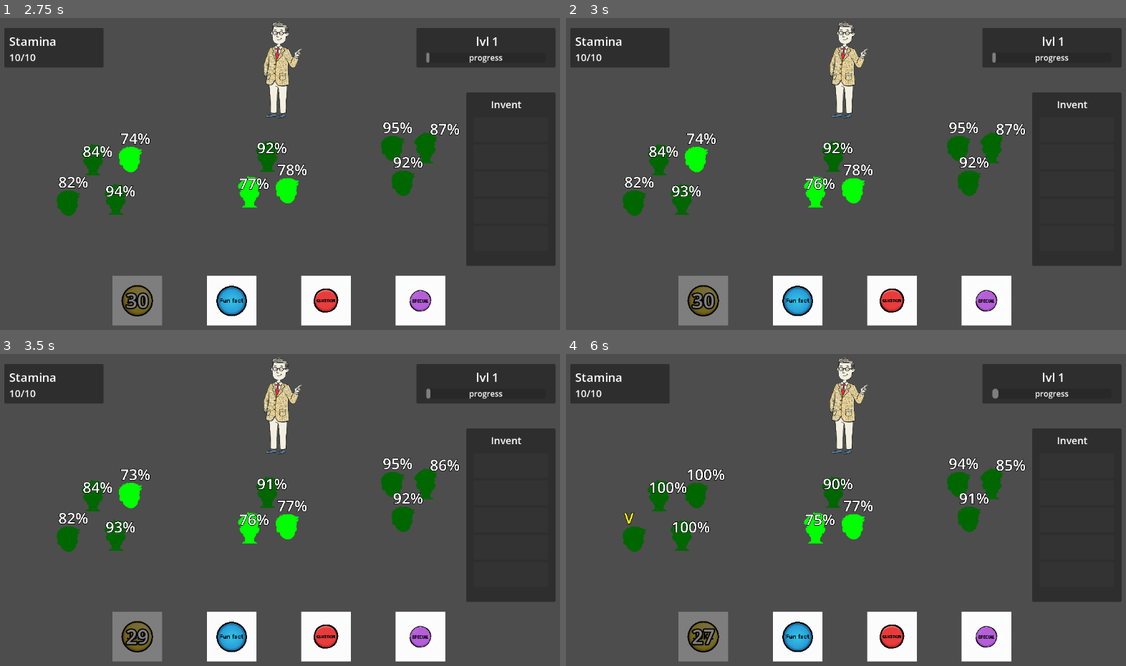
Above: before the commit, frames 1-4 (two rows, left to right).
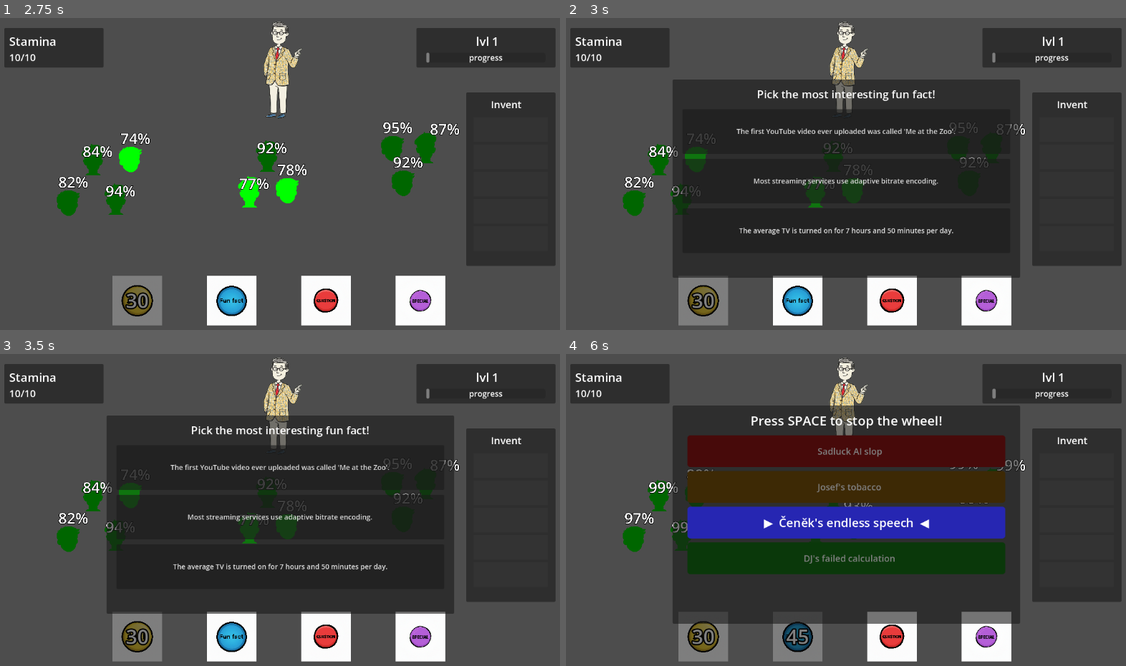
Above: after the commit, the same moments.

Repository: JakubGlaser/snm---student-nightmare-manager
Game: Godot game, scene res://MainScene.tscn
Same seed, same stepped clock (60 frames per second), same inputs: the game is played once before the commit and once after it.
Inputs (mouse positions are in pixels of both pictures, inside the frame that each line leads up to):
- Up to frame 1 (2.75 s): click (140, 301) at 0.5 s; tap Space at 1.25, 1.35, 2.1 s; tap Enter (ui_accept) at 1.52, 2, 2.27 s
- Up to frame 2 (3 s): click (795, 301) at 2.75 s
- Up to frame 3 (3.5 s): no input
- Up to frame 4 (6 s): click (846, 466) at 3.5 s, where only the run after the commit has a clickable "The first YouTube video ever …"; click (890, 637) at 4.27 s; click (689, 531) at 5.02 s; click (986, 637) at 5.75 s

Frame 1 is identical in both runs. In frame 2, 39% of the frame differs, in the area x 19-82%, y 11-84%; in frame 3, 39%; in frame 4, 44%, in the area x 10-82%, y 11-99%.

Commit message:
scéna venek

Diff:
--- /dev/null
+++ b/FunFactMinigame.gd
@@ -0,0 +1,181 @@
+extends Panel
+
+signal funfact_finished(success: bool)
+
+# Each entry: { "fact": "...", "is_fun": true/false }
+# We store them grouped: fun facts and boring facts
+var fun_facts: Array = [
+	"The first movie ever made was only 2 seconds long — it showed a man sneezing.",
+	"Netflix was originally a DVD-by-mail service founded in 1997.",
+	"The Wilhelm Scream has been used in over 400 movies and TV shows.",
+	"Pac-Man was originally called Puck Man but was renamed to avoid vandalism.",
+	"The Lion King was the first Disney animated film with an original story.",
+	"The longest movie ever made is 857 hours long — it's called 'Logistics'.",
+	"SpongeBob's voice actor also voices the Ice King in Adventure Time.",
+	"Mario was originally called 'Jumpman' and was a carpenter, not a plumber.",
+	"The first YouTube video ever uploaded was called 'Me at the Zoo'.",
+	"In the original Monopoly, the richest player was supposed to LOSE.",
+	"The 'Friends' theme song was almost 'Shiny Happy People' by R.E.M.",
+	"Shrek was originally going to be voiced by Chris Farley before Mike Myers.",
+	"Baby Shark is the most watched YouTube video of all time with 14+ billion views.",
+	"The Minecraft world is bigger than the surface of Neptune.",
+	"Tom & Jerry won 7 Academy Awards — more than most Hollywood actors.",
+	"The first text message ever sent just said 'Merry Christmas'.",
+	"The creator of the Game Boy was originally a janitor at Nintendo.",
+	"Tetris was invented by a Soviet computer scientist in 1984.",
+	"Disney's Frozen was in development for over 70 years before release.",
+	"The original name for Google was 'BackRub'.",
+]
+
+var boring_facts: Array = [
+	"The average TV remote has about 40 buttons.",
+	"Most film reels are stored at a temperature of 35°F.",
+	"The standard frame rate for cinema is 24 frames per second.",
+	"A typical newspaper uses about 4 different font sizes.",
+	"Radio signals travel at the speed of light.",
+	"The average podcast episode is about 41 minutes long.",
+	"HDMI cables use 19 pins for data transmission.",
+	"Vinyl records spin at either 33 or 45 revolutions per minute.",
+	"The first TV broadcast resolution was only 30 lines.",
+	"Most streaming services use adaptive bitrate encoding.",
+	"An average movie script is about 120 pages long.",
+	"The standard aspect ratio for widescreen films is 16:9.",
+	"Bluetooth technology uses the 2.4 GHz frequency band.",
+	"The average TV is turned on for 7 hours and 50 minutes per day.",
+	"Digital cameras store images as JPEG files by default.",
+	"The average length of a pop song is 3 minutes and 30 seconds.",
+	"Most e-readers use e-ink displays that refresh at about 1 Hz.",
+	"USB 3.0 can transfer data at up to 5 Gbps.",
+	"The first color TV cost about $1,000 in 1954.",
+	"FM radio was patented in 1933 by Edwin Armstrong.",
+	"The average smartphone screen is about 6.5 inches.",
+	"MP3 files compress audio to about 1/10 of its original size.",
+	"The first commercial video game console was the Magnavox Odyssey.",
+	"LCD screens use liquid crystals sandwiched between glass panels.",
+	"Wi-Fi stands for nothing — it's just a brand name.",
+	"The refresh rate of most monitors is 60 Hz.",
+	"Optical fiber cables transmit data using pulses of light.",
+	"The first email was sent in 1971 by Ray Tomlinson.",
+	"Satellite TV signals travel about 22,000 miles from Earth.",
+	"The average video game takes about 3-5 years to develop.",
+]
+
+@onready var fact_button_1 = $VBoxContainer/FactButton1
+@onready var fact_button_2 = $VBoxContainer/FactButton2
+@onready var fact_button_3 = $VBoxContainer/FactButton3
+@onready var title_label = $TitleLabel
+@onready var result_label = $ResultLabel
+
+var current_facts: Array = [] # Array of { "fact": String, "is_fun": bool }
+var used_fun_facts: Array = []
+var used_boring_facts: Array = []
+
+func _ready():
+	visible = false
+	process_mode = Node.PROCESS_MODE_ALWAYS
+
+	fact_button_1.pressed.connect(_on_fact_chosen.bind(0))
+	fact_button_2.pressed.connect(_on_fact_chosen.bind(1))
+	fact_button_3.pressed.connect(_on_fact_chosen.bind(2))
+
+func start_minigame():
+	visible = true
+	result_label.text = ""
+	title_label.text = "Pick the most interesting fun fact!"
+
+	get_tree().paused = true
+
+	_generate_choices()
+
+	var buttons = [fact_button_1, fact_button_2, fact_button_3]
+	for i in range(3):
+		buttons[i].text = current_facts[i]["fact"]
+		buttons[i].disabled = false
+
+func _get_unused_fun_fact() -> String:
+	# Reset pool if exhausted
+	if used_fun_facts.size() >= fun_facts.size():
+		used_fun_facts.clear()
+
+	var available = []
+	for f in fun_facts:
+		if f not in used_fun_facts:
+			available.append(f)
+
+	var rng = RandomNumberGenerator.new()
+	rng.randomize()
+	var pick = available[rng.randi() % available.size()]
+	used_fun_facts.append(pick)
+	return pick
+
+func _get_unused_boring_fact() -> String:
+	if used_boring_facts.size() >= boring_facts.size():
+		used_boring_facts.clear()
+
+	var available = []
+	for f in boring_facts:
+		if f not in used_boring_facts:
+			available.append(f)
+
+	var rng = RandomNumberGenerator.new()
+	rng.randomize()
+	var pick = available[rng.randi() % available.size()]
+	used_boring_facts.append(pick)
+	return pick
+
+func _generate_choices():
+	current_facts.clear()
+
+	# 1 fun fact, 2 boring facts
+	var fun_one = { "fact": _get_unused_fun_fact(), "is_fun": true }
+	var boring_one = { "fact": _get_unused_boring_fact(), "is_fun": false }
+	var boring_two = { "fact": _get_unused_boring_fact(), "is_fun": false }
+
+	current_facts = [fun_one, boring_one, boring_two]
+
+	# Shuffle the array so the fun fact isn't always first
+	var rng = RandomNumberGenerator.new()
+	rng.randomize()
+	for i in range(current_facts.size() - 1, 0, -1):
+		var j = rng.randi() % (i + 1)
+		var temp = current_facts[i]
+		current_facts[i] = current_facts[j]
+		current_facts[j] = temp
+
+func _on_fact_chosen(index: int):
+	var chosen = current_facts[index]
+	var success = chosen["is_fun"]
+
+	# Disable all buttons
+	fact_button_1.disabled = true
+	fact_button_2.disabled = true
+	fact_button_3.disabled = true
+
+	# Highlight the correct answer
+	var buttons = [fact_button_1, fact_button_2, fact_button_3]
+	for i in range(3):
+		if current_facts[i]["is_fun"]:
+			buttons[i].add_theme_color_override("font_color", Color.GREEN)
+		else:
+			buttons[i].add_theme_color_override("font_color", Color(0.6, 0.6, 0.6))
+
+	if success:
+		result_label.text = "Great pick! Students are engaged! (+15% Focus)"
+		result_label.add_theme_color_override("font_color", Color.GREEN)
+	else:
+		result_label.text = "That was boring... Students lost interest. (-10% Focus)"
+		result_label.add_theme_color_override("font_color", Color.RED)
+
+	# Wait then close
+	var timer = get_tree().create_timer(2.0)
+	timer.timeout.connect(_on_result_timeout.bind(success))
+
+func _on_result_timeout(success: bool):
+	# Reset button colors
+	var buttons = [fact_button_1, fact_button_2, fact_button_3]
+	for b in buttons:
+		b.remove_theme_color_override("font_color")
+
+	visible = false
+	get_tree().paused = false
+	funfact_finished.emit(success)
--- a/MainScene.gd
+++ b/MainScene.gd
@@ -10,6 +10,10 @@
 @onready var joke_button = $UI/BottomButtons/JokeButton
 @onready var question_manager = $UI/QuestionManager
 @onready var question_button = $UI/BottomButtons/QuestionButton
+@onready var funfact_minigame_panel = $UI/FunFactMinigamePanel
+@onready var funfact_button = $UI/BottomButtons/FunFactButton
+@onready var special_wheel_panel = $UI/SpecialWheelPanel
+@onready var special_button = $UI/BottomButtons/SpecialButton
 
 @onready var lvl_label: Label = $UI/ProgressPanel/LvlLabel
 
@@ -20,6 +24,17 @@
 var joke_cooldown_label: Label
 var joke_cooldown: float = 30.0
 var current_joke_cooldown: float = 0.0
+
+var funfact_cooldown_label: Label
+var funfact_cooldown: float = 45.0
+var current_funfact_cooldown: float = 0.0
+
+# Special wheel state
+var special_used_this_level: bool = false
+var josef_active: bool = false
+var cenek_active: bool = false
+var dj_next_level_bonus: bool = false
+var action_multiplier: float = 1.0
 
 func _ready():
 	progress_bar.min_value = 0
@@ -37,6 +52,12 @@
 	joke_minigame_panel.joke_finished.connect(_on_joke_minigame_finished)
 
 	question_button.pressed.connect(_on_question_button_pressed)
+
+	funfact_button.pressed.connect(_on_funfact_button_pressed)
+	funfact_minigame_panel.funfact_finished.connect(_on_funfact_minigame_finished)
+
+	special_button.pressed.connect(_on_special_button_pressed)
+	special_wheel_panel.wheel_finished.connect(_on_wheel_finished)
 
 	joke_cooldown_label = Label.new()
 	joke_cooldown_label.set_anchors_and_offsets_preset(Control.PRESET_FULL_RECT)
@@ -49,6 +70,17 @@
 	joke_cooldown_label.text = ""
 	joke_button.add_child(joke_cooldown_label)
 
+	funfact_cooldown_label = Label.new()
+	funfact_cooldown_label.set_anchors_and_offsets_preset(Control.PRESET_FULL_RECT)
+	funfact_cooldown_label.horizontal_alignment = HORIZONTAL_ALIGNMENT_CENTER
+	funfact_cooldown_label.vertical_alignment = VERTICAL_ALIGNMENT_CENTER
+	funfact_cooldown_label.set("theme_override_font_sizes/font_size", 40)
+	funfact_cooldown_label.set("theme_override_colors/font_color", Color.WHITE)
+	funfact_cooldown_label.set("theme_override_colors/font_outline_color", Color.BLACK)
+	funfact_cooldown_label.set("theme_override_constants/outline_size", 10)
+	funfact_cooldown_label.text = ""
+	funfact_button.add_child(funfact_cooldown_label)
+
 	update_stamina_label()
 	start_new_level()
 
@@ -69,8 +101,37 @@
 			joke_button.modulate = Color(1, 1, 1)
 			joke_cooldown_label.text = ""
 
+	if current_funfact_cooldown > 0:
+		current_funfact_cooldown -= delta
+		funfact_cooldown_label.text = str(int(ceil(current_funfact_cooldown)))
+		if current_funfact_cooldown <= 0:
+			current_funfact_cooldown = 0
+			funfact_button.disabled = false
+			funfact_button.modulate = Color(1, 1, 1)
+			funfact_cooldown_label.text = ""
+
+func _is_any_minigame_open() -> bool:
+	return joke_minigame_panel.visible or funfact_minigame_panel.visible or special_wheel_panel.visible or question_manager.is_selecting or question_manager.is_qte_active
+
 func start_new_level():
 	lvl_label.text = "lvl " + str(current_level)
+
+	# Reset special wheel state for the new level
+	special_used_this_level = false
+	special_button.disabled = false
+	special_button.modulate = Color(1, 1, 1)
+
+	# Clear level-duration effects from previous level
+	if cenek_active:
+		cenek_active = false
+		Engine.time_scale = 1.0
+		for student in students_node.get_children():
+			if student.has_method("set_decay_paused"):
+				student.set_decay_paused(false)
+
+	if josef_active:
+		josef_active = false
+		action_multiplier = 1.0
 
 	# Base is 1.0 (Level 1). Maxes at 6.5 (Level 12).
 	# Math: 1.0 + (level - 1) * 0.5
@@ -81,20 +142,38 @@
 		if student.has_method("reset_for_new_level"):
 			student.reset_for_new_level(new_decay_rate)
 
+	# Apply DJ's next-level bonus: everyone starts at 120%
+	if dj_next_level_bonus:
+		dj_next_level_bonus = false
+		for student in students_node.get_children():
+			if student.has_method("set_focus_override"):
+				student.set_focus_override(120.0)
+
 func level_complete():
+	# Clean up time-scale before transitioning
+	if cenek_active:
+		Engine.time_scale = 1.0
+
 	current_level += 1
 	current_time = 0.0
 	progress_bar.value = 0.0
 	start_new_level()
 
 func _on_joke_button_pressed():
-	# Currently disables button spamming
-	if joke_minigame_panel.visible or current_joke_cooldown > 0 or question_manager.is_selecting or question_manager.is_qte_active: return
+	if _is_any_minigame_open() or current_joke_cooldown > 0: return
 	joke_minigame_panel.start_minigame()
 
 func _on_question_button_pressed():
-	if joke_minigame_panel.visible or question_manager.is_selecting or question_manager.is_qte_active: return
+	if _is_any_minigame_open(): return
 	question_manager.start_question()
+
+func _on_funfact_button_pressed():
+	if _is_any_minigame_open() or current_funfact_cooldown > 0: return
+	funfact_minigame_panel.start_minigame()
+
+func _on_special_button_pressed():
+	if _is_any_minigame_open() or special_used_this_level: return
+	special_wheel_panel.start_minigame()
 
 func _on_joke_minigame_finished(success: bool):
 	current_joke_cooldown = joke_cooldown
@@ -102,10 +181,57 @@
 	joke_button.modulate = Color(0.5, 0.5, 0.5) # Darken while on cooldown
 	joke_cooldown_label.text = str(int(joke_cooldown))
 
-	var effect = 20.0 if success else -10.0
+	var base_effect = 20.0 if success else -10.0
+	var effect = base_effect * action_multiplier if success else base_effect
 	for student in students_node.get_children():
 		if student.has_method("modify_focus"):
 			student.modify_focus(effect)
+
+func _on_funfact_minigame_finished(success: bool):
+	current_funfact_cooldown = funfact_cooldown
+	funfact_button.disabled = true
+	funfact_button.modulate = Color(0.5, 0.5, 0.5)
+	funfact_cooldown_label.text = str(int(funfact_cooldown))
+
+	var base_effect = 15.0 if success else -10.0
+	var effect = base_effect * action_multiplier if success else base_effect
+	for student in students_node.get_children():
+		if student.has_method("modify_focus"):
+			student.modify_focus(effect)
+
+func _on_wheel_finished(result: String):
+	# Mark special as used for this level
+	special_used_this_level = true
+	special_button.disabled = true
+	special_button.modulate = Color(0.5, 0.5, 0.5)
+
+	match result:
+		"Sadluck AI slop":
+			# Give everyone 120% focus instantly
+			for student in students_node.get_children():
+				if student.has_method("set_focus_override"):
+					student.set_focus_override(120.0)
+
+		"Josef's tobacco":
+			# Double all action effectiveness for this level
+			josef_active = true
+			action_multiplier = 2.0
+
+		"Čeněk's endless speech":
+			# Freeze all focus decay + speed up time 4x
+			cenek_active = true
+			for student in students_node.get_children():
+				if student.has_method("set_decay_paused"):
+					student.set_decay_paused(true)
+			Engine.time_scale = 4.0
+
+		"DJ's failed calculation":
+			# Everyone loses 20 focus now
+			for student in students_node.get_children():
+				if student.has_method("modify_focus"):
+					student.modify_focus(-20.0)
+			# But everyone gets 120% at the start of the next level
+			dj_next_level_bonus = true
 
 func _on_student_died():
 	alive_students -= 1
--- a/MainScene.tscn
+++ b/MainScene.tscn
@@ -11,6 +11,8 @@
 [ext_resource type="Script" uid="uid://cccxgfbwffp63" path="res://JokeMinigame.gd" id="10_jokem"]
 [ext_resource type="Script" uid="uid://8hjtq1jn4vb" path="res://QuestionManager.gd" id="11_quesm"]
 [ext_resource type="Script" uid="uid://66afh4i5dp0m" path="res://Student.gd" id="12_student"]
+[ext_resource type="Script" uid="uid://cpkfuhd1yf5ao" path="res://FunFactMinigame.gd" id="13_funfm"]
+[ext_resource type="Script" path="res://SpecialWheel.gd" id="14_specw"]
 
 [node name="MainScene" type="Node2D" unique_id=538928991]
 script = ExtResource("9_mains")
@@ -246,6 +248,184 @@
 offset_right = 900.0
 offset_bottom = 500.0
 
+[node name="FunFactMinigamePanel" type="Panel" parent="UI"]
+visible = false
+z_index = 100
+anchors_preset = 8
+anchor_left = 0.5
+anchor_top = 0.5
+anchor_right = 0.5
+anchor_bottom = 0.5
+offset_left = -350.0
+offset_top = -200.0
+offset_right = 350.0
+offset_bottom = 200.0
+grow_horizontal = 2
+grow_vertical = 2
+script = ExtResource("13_funfm")
+
+[node name="TitleLabel" type="Label" parent="UI/FunFactMinigamePanel"]
+layout_mode = 1
+anchors_preset = 10
+anchor_right = 1.0
+offset_top = 10.0
+offset_bottom = 50.0
+grow_horizontal = 2
+theme_override_font_sizes/font_size = 22
+text = "Pick the most interesting fun fact!"
+horizontal_alignment = 1
+vertical_alignment = 1
+
+[node name="VBoxContainer" type="VBoxContainer" parent="UI/FunFactMinigamePanel"]
+layout_mode = 1
+anchors_preset = 15
+anchor_right = 1.0
+anchor_bottom = 1.0
+offset_left = 20.0
+offset_top = 60.0
+offset_right = -20.0
+offset_bottom = -50.0
+grow_horizontal = 2
+grow_vertical = 2
+theme_override_constants/separation = 10
+
+[node name="FactButton1" type="Button" parent="UI/FunFactMinigamePanel/VBoxContainer"]
+layout_mode = 2
+size_flags_vertical = 3
+theme_override_font_sizes/font_size = 14
+text = "Fact 1"
+autowrap_mode = 2
+
+[node name="FactButton2" type="Button" parent="UI/FunFactMinigamePanel/VBoxContainer"]
+layout_mode = 2
+size_flags_vertical = 3
+theme_override_font_sizes/font_size = 14
+text = "Fact 2"
+autowrap_mode = 2
+
+[node name="FactButton3" type="Button" parent="UI/FunFactMinigamePanel/VBoxContainer"]
+layout_mode = 2
+size_flags_vertical = 3
+theme_override_font_sizes/font_size = 14
+text = "Fact 3"
+autowrap_mode = 2
+
+[node name="ResultLabel" type="Label" parent="UI/FunFactMinigamePanel"]
+layout_mode = 1
+anchors_preset = 12
+anchor_top = 1.0
+anchor_right = 1.0
+anchor_bottom = 1.0
+offset_top = -45.0
+grow_horizontal = 2
+grow_vertical = 0
+theme_override_font_sizes/font_size = 18
+text = ""
+horizontal_alignment = 1
+vertical_alignment = 1
+
+[node name="SpecialWheelPanel" type="Panel" parent="UI"]
+visible = false
+z_index = 100
+anchors_preset = 8
+anchor_left = 0.5
+anchor_top = 0.5
+anchor_right = 0.5
+anchor_bottom = 0.5
+offset_left = -350.0
+offset_top = -220.0
+offset_right = 350.0
+offset_bottom = 220.0
+grow_horizontal = 2
+grow_vertical = 2
+script = ExtResource("14_specw")
+
+[node name="InstructionLabel" type="Label" parent="UI/SpecialWheelPanel"]
+layout_mode = 1
+anchors_preset = 10
+anchor_right = 1.0
+offset_top = 10.0
+offset_bottom = 50.0
+grow_horizontal = 2
+theme_override_font_sizes/font_size = 26
+text = "Press SPACE to stop the wheel!"
+horizontal_alignment = 1
+vertical_alignment = 1
+
+[node name="OptionsContainer" type="VBoxContainer" parent="UI/SpecialWheelPanel"]
+layout_mode = 1
+anchors_preset = 15
+anchor_right = 1.0
+anchor_bottom = 1.0
+offset_left = 30.0
+offset_top = 60.0
+offset_right = -30.0
+offset_bottom = -100.0
+grow_horizontal = 2
+grow_vertical = 2
+theme_override_constants/separation = 8
+
+[node name="Option1" type="Label" parent="UI/SpecialWheelPanel/OptionsContainer"]
+layout_mode = 2
+size_flags_vertical = 3
+theme_override_font_sizes/font_size = 18
+text = "Sadluck AI slop"
+horizontal_alignment = 1
+vertical_alignment = 1
+
+[node name="Option2" type="Label" parent="UI/SpecialWheelPanel/OptionsContainer"]
+layout_mode = 2
+size_flags_vertical = 3
+theme_override_font_sizes/font_size = 18
+text = "Josef's tobacco"
+horizontal_alignment = 1
+vertical_alignment = 1
+
+[node name="Option3" type="Label" parent="UI/SpecialWheelPanel/OptionsContainer"]
+layout_mode = 2
+size_flags_vertical = 3
+theme_override_font_sizes/font_size = 18
+text = "Čeněk's endless speech"
+horizontal_alignment = 1
+vertical_alignment = 1
+
+[node name="Option4" type="Label" parent="UI/SpecialWheelPanel/OptionsContainer"]
+layout_mode = 2
+size_flags_vertical = 3
+theme_override_font_sizes/font_size = 18
+text = "DJ's failed calculation"
+horizontal_alignment = 1
+vertical_alignment = 1
+
+[node name="ResultLabel" type="Label" parent="UI/SpecialWheelPanel"]
+layout_mode = 1
+anchors_preset = 12
+anchor_top = 1.0
+anchor_right = 1.0
+anchor_bottom = 1.0
+offset_top = -90.0
+offset_bottom = -50.0
+grow_horizontal = 2
+grow_vertical = 0
+theme_override_font_sizes/font_size = 22
+text = ""
+horizontal_alignment = 1
+vertical_alignment = 1
+
+[node name="DescLabel" type="Label" parent="UI/SpecialWheelPanel"]
+layout_mode = 1
+anchors_preset = 12
+anchor_top = 1.0
+anchor_right = 1.0
+anchor_bottom = 1.0
+offset_top = -50.0
+grow_horizontal = 2
+grow_vertical = 0
+theme_override_font_sizes/font_size = 16
+text = ""
+horizontal_alignment = 1
+vertical_alignment = 1
+
 [node name="Characters" type="Node2D" parent="." unique_id=2129204479]
 
 [node name="Teacher" type="Sprite2D" parent="Characters" unique_id=2116616395]
--- a/QuestionManager.gd
+++ b/QuestionManager.gd
@@ -69,7 +69,8 @@
 			if s.is_active:
 				active_group_students.append(s)
 				if s.has_method("add_bonus_focus"):
-					s.add_bonus_focus(30.0)
+					var bonus = 30.0 * main_scene.action_multiplier
+					s.add_bonus_focus(bonus)
 
 	if active_group_students.is_empty():
 		end_question()
--- /dev/null
+++ b/SpecialWheel.gd
@@ -0,0 +1,136 @@
+extends Panel
+
+signal wheel_finished(result: String)
+
+var options = [
+	"Sadluck AI slop",
+	"Josef's tobacco",
+	"Čeněk's endless speech",
+	"DJ's failed calculation"
+]
+
+var descriptions = [
+	"Everyone gets 120% focus!",
+	"All actions are 2x effective this level!",
+	"Focus frozen + time runs 4x faster!",
+	"-20 focus now, but 120% next level!"
+]
+
+var segment_colors = [
+	Color(0.7, 0.1, 0.1),   # Red - Sadluck
+	Color(0.6, 0.4, 0.05),  # Brown/Gold - Josef
+	Color(0.15, 0.15, 0.7), # Blue - Čeněk
+	Color(0.1, 0.55, 0.1),  # Green - DJ
+]
+
+var is_spinning: bool = false
+var is_stopping: bool = false
+var spin_speed: float = 12.0
+var current_pos: float = 0.0
+var deceleration_rate: float = 0.0
+
+var active_styles: Array = []
+var inactive_styles: Array = []
+
+@onready var option_labels: Array = [
+	$OptionsContainer/Option1,
+	$OptionsContainer/Option2,
+	$OptionsContainer/Option3,
+	$OptionsContainer/Option4
+]
+@onready var instruction_label = $InstructionLabel
+@onready var result_label = $ResultLabel
+@onready var desc_label = $DescLabel
+
+func _ready():
+	visible = false
+	process_mode = Node.PROCESS_MODE_ALWAYS
+
+	# Pre-create styles for performance
+	for i in range(4):
+		var a_style = StyleBoxFlat.new()
+		a_style.bg_color = segment_colors[i]
+		a_style.set_corner_radius_all(6)
+		a_style.set_content_margin_all(8)
+		active_styles.append(a_style)
+
+		var i_style = StyleBoxFlat.new()
+		i_style.bg_color = segment_colors[i].darkened(0.6)
+		i_style.set_corner_radius_all(6)
+		i_style.set_content_margin_all(8)
+		inactive_styles.append(i_style)
+
+func start_minigame():
+	visible = true
+	is_spinning = true
+	is_stopping = false
+	spin_speed = 12.0
+	current_pos = randf() * 4.0
+	result_label.text = ""
+	desc_label.text = ""
+	instruction_label.text = "Press SPACE to stop the wheel!"
+
+	get_tree().paused = true
+	_update_highlight()
+
+func _process(delta: float):
+	if not is_spinning:
+		return
+
+	current_pos += spin_speed * delta
+	while current_pos >= 4.0:
+		current_pos -= 4.0
+
+	if is_stopping:
+		spin_speed -= deceleration_rate * delta
+		if spin_speed <= 0.5:
+			spin_speed = 0.0
+			is_spinning = false
+			var snapped = int(round(current_pos)) % 4
+			current_pos = float(snapped)
+			_update_highlight()
+			_on_wheel_stopped()
+			return
+
+	_update_highlight()
+
+func _update_highlight():
+	var active = int(current_pos) % 4
+	for i in range(4):
+		if i == active:
+			option_labels[i].add_theme_stylebox_override("normal", active_styles[i])
+			option_labels[i].add_theme_color_override("font_color", Color.WHITE)
+			option_labels[i].add_theme_font_size_override("font_size", 24)
+			option_labels[i].text = "▶  " + options[i] + "  ◀"
+		else:
+			option_labels[i].add_theme_stylebox_override("normal", inactive_styles[i])
+			option_labels[i].add_theme_color_override("font_color", Color(0.5, 0.5, 0.5))
+			option_labels[i].add_theme_font_size_override("font_size", 18)
+			option_labels[i].text = "   " + options[i]
+
+func _input(event: InputEvent):
+	if not is_spinning or is_stopping:
+		return
+
+	if event is InputEventKey and event.pressed and not event.echo:
+		if event.keycode == KEY_SPACE:
+			is_stopping = true
+			deceleration_rate = spin_speed / 2.5  # ~2.5 seconds to stop
+			instruction_label.text = "Stopping..."
+			get_viewport().set_input_as_handled()
+
+func _on_wheel_stopped():
+	var final_index = int(current_pos) % 4
+	var result = options[final_index]
+
+	instruction_label.text = ""
+	result_label.text = result + "!"
+	desc_label.text = descriptions[final_index]
+
+	var timer = get_tree().create_timer(2.5)
+	timer.timeout.connect(_on_result_timeout.bind(result))
+
+func _on_result_timeout(result: String):
+	visible = false
+	get_tree().paused = false
+	wheel_finished.emit(result)
--- a/Student.gd
+++ b/Student.gd
@@ -80,6 +80,11 @@
 	focus_label.set("theme_override_colors/font_color", Color.WHITE)
 	update_filter()
 
+func set_focus_override(value: float):
+	if not is_active: return
+	focus = value
+	update_filter()
+
 func modify_focus(amount: float):
 	if not is_active:
 		return
Not shown, added: FunFactMinigame.gd.uid
Not shown, added: SpecialWheel.gd.uid
